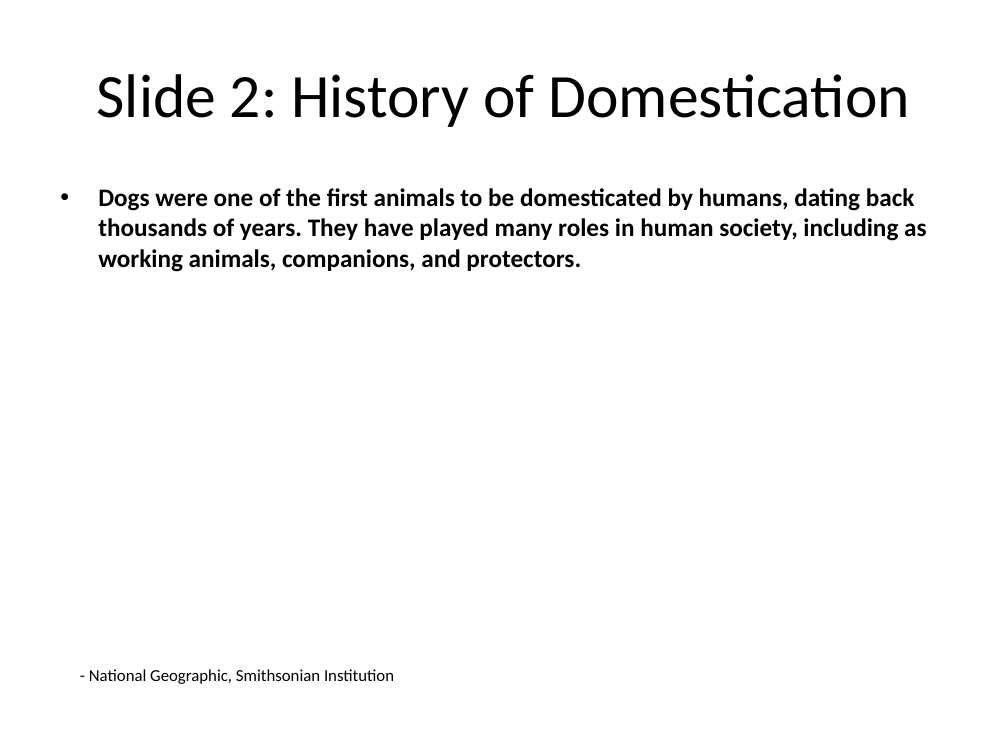
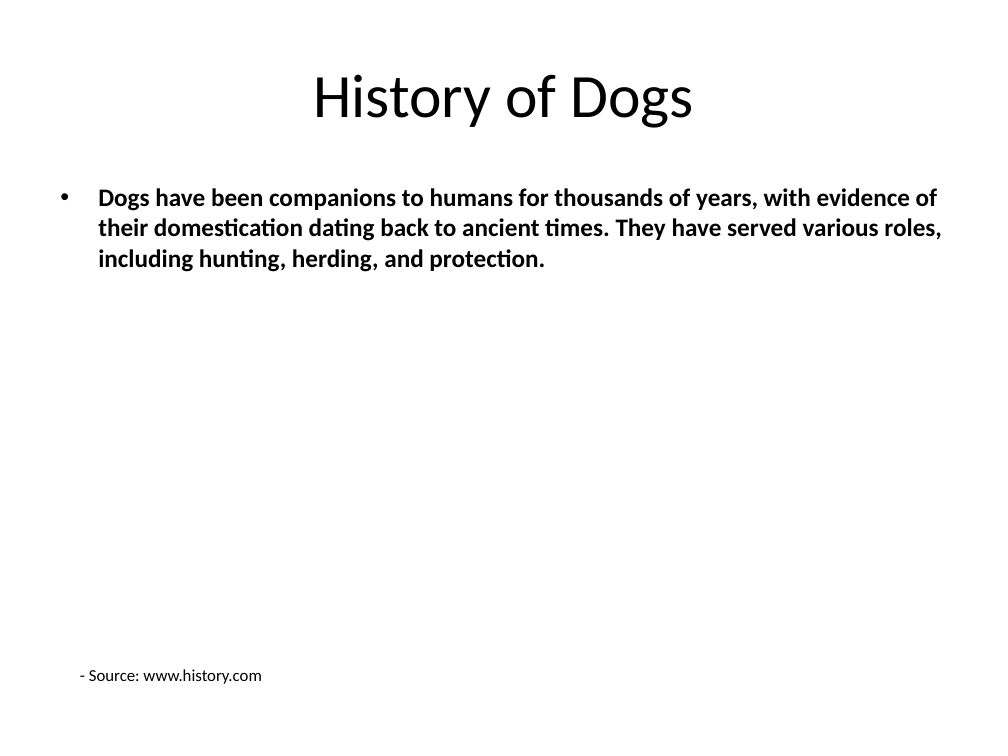
Before and after one commit to infrasvc-magang/test, a slide deck: slide 3 of backend/project/PPTX/Dog_presentation.pptx. Drawn at 1008x756 pixels with LibreOffice and Linux fonts; fonts in the diff are those of the drawing. Boxes give left, top, right and bottom in pixels: in the first picture for what was removed or moved away, otherwise in the second. Text is boxed around its words. In the diff, an @@ line names an element or a change of style, - is before the commit and + after.

```diff
--- a/backend/project/PPTX/Dog_presentation.pptx
+++ b/backend/project/PPTX/Dog_presentation.pptx
@@ title at box(313, 74, 693, 128): text changed @@
-Slide 2: History of Domestication
+History of Dogs
@@ text at box(98, 188, 942, 272): text changed @@
-• Dogs were one of the first animals to be domesticated by humans, dating back thousands of years. They have played many roles in human society, including as working animals, companions, and protectors.
+• Dogs have been companions to humans for thousands of years, with evidence of their domestication dating back to ancient times. They have served various roles, including hunting, herding, and protection.
@@ text at box(89, 669, 261, 684): text changed @@
-- National Geographic, Smithsonian Institution
+- Source: www.history.com
```
Also in this commit, not shown: 6 other slides changed, 3 slides added, 3 slides removed, 4 other files.
